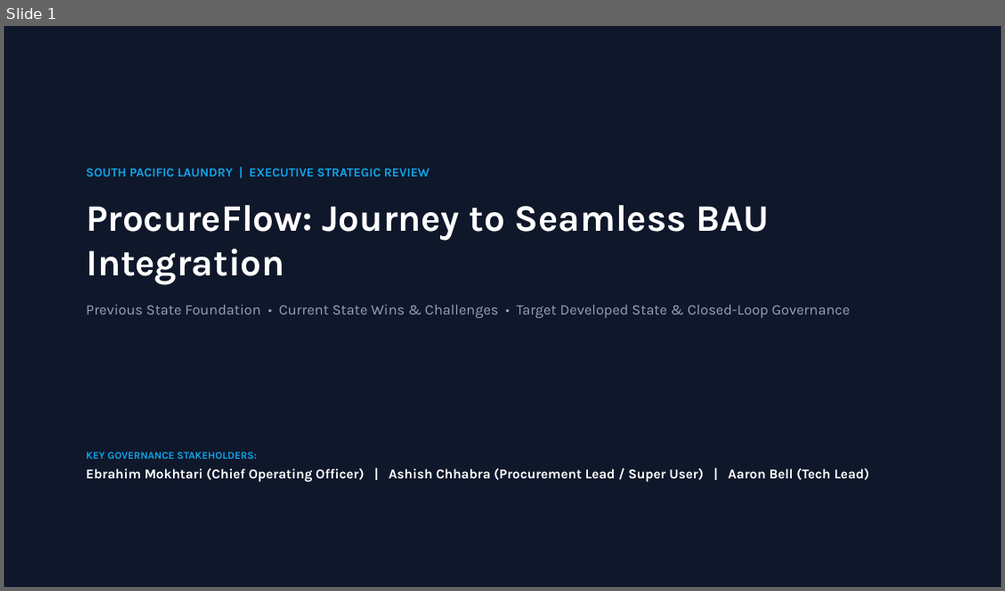
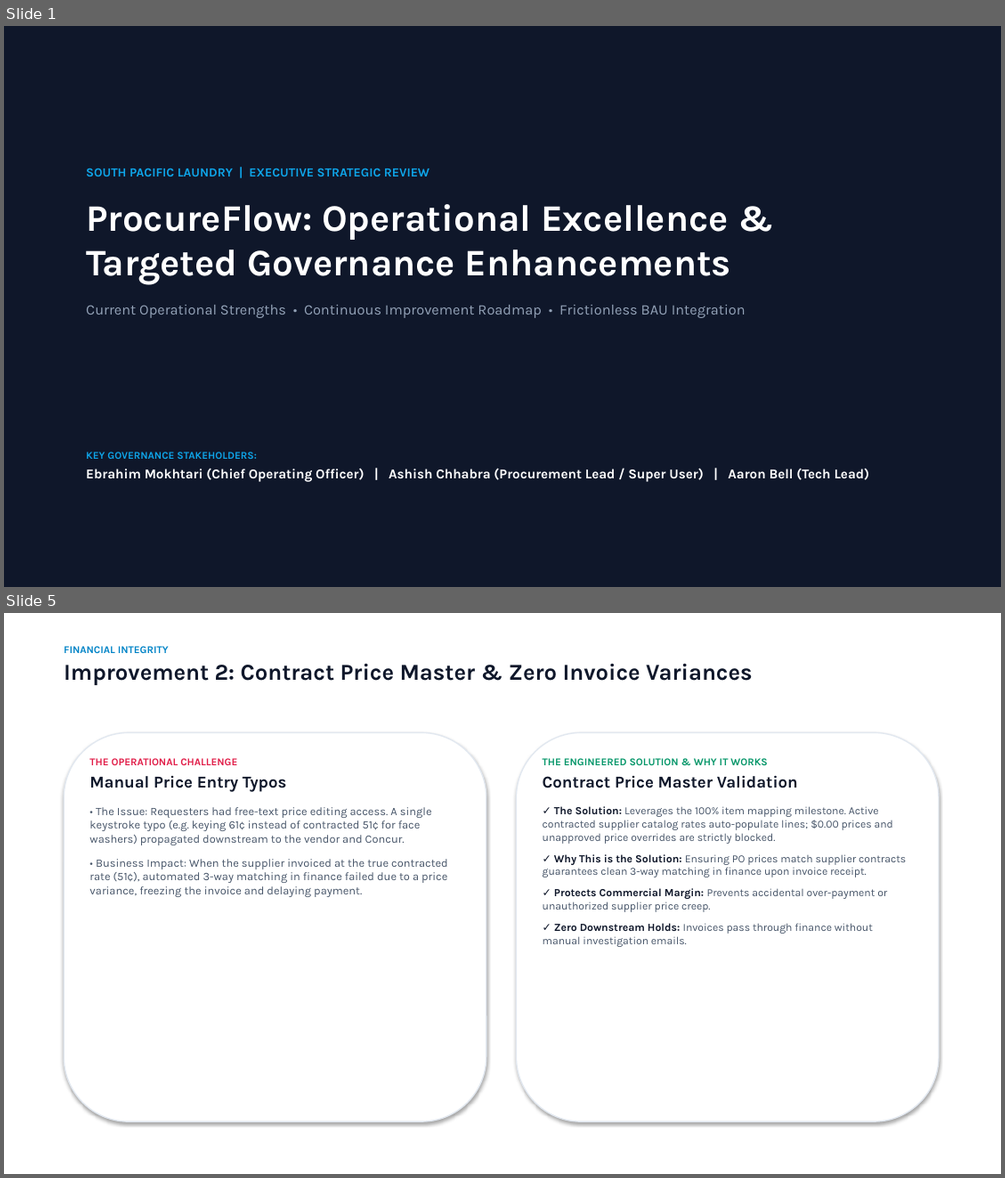
Before and after one commit to SPLGit-Project/ProcureFlow-App, a slide deck: docs/ProcureFlow_Executive_Roadmap.pptx. Shown one above the other, each under a label of ours: slide 1 before the commit, slides 1 and 5 after it; the slides between them are not shown. The pictures are 1005x591 and 1005x1178 pixels, drawn with LibreOffice and Linux fonts; fonts in the diff are those of the drawing. Boxes give left, top, right and bottom in pixels: in the first picture for what was removed or moved away, otherwise in the second. Text is boxed around its words. In the diff, an @@ line names an element or a change of style, - is before the commit and + after.

Commit message:
docs: align presentation deck with operational strengths and remove workshop/checklist slides

```diff
--- a/docs/ProcureFlow_Executive_Roadmap.pptx
+++ b/docs/ProcureFlow_Executive_Roadmap.pptx
@@ slide 5 added at (x1=4, y1=613, x2=1001, y2=1174), background #FFFFFF @@
@@ text added at (x1=64, y1=646, x2=752, y2=685), 22 pt, text #0F172A, bold @@
+FINANCIAL INTEGRITY
+Improvement 2: Contract Price Master & Zero Invoice Variances
@@ rounded rectangle added at (x1=64, y1=732, x2=486, y2=1121), fill #FFFFFF, outline #E2E8F0 1.2 pt @@
@@ rounded rectangle added at (x1=517, y1=732, x2=938, y2=1121), fill #FFFFFF, outline #E2E8F0 1.2 pt @@
@@ text added at (x1=89, y1=758, x2=448, y2=897), 11 pt, text #475569 @@
+THE OPERATIONAL CHALLENGE
+Manual Price Entry Typos
+• The Issue: Requesters had free-text price editing access. A single keystroke typo (e.g. keying 61¢ instead of contracted 51¢ for face washers) propagated downstream to the vendor and Concur.
+• Business Impact: When the supplier invoiced at the true contracted rate (51¢), automated 3-way matching in finance failed due to a price variance, freezing the invoice and delaying payment.
@@ text added at (x1=542, y1=758, x2=906, y2=947), 10.5 pt, text #475569 @@
+THE ENGINEERED SOLUTION & WHY IT WORKS
+Contract Price Master Validation
+✓ The Solution: Leverages the 100% item mapping milestone. Active contracted supplier catalog rates auto-populate lines; $0.00 prices and unapproved price overrides are strictly blocked.
+✓ Why This is the Solution: Ensuring PO prices match supplier contracts guarantees clean 3-way matching in finance upon invoice receipt.
+✓ Protects Commercial Margin: Prevents accidental over-payment or unauthorized supplier price creep.
+✓ Zero Downstream Holds: Invoices pass through finance without manual investigation emails.
@@ slide 1 changed as well @@
@@ text at (x1=86, y1=204, x2=745, y2=318): text changed @@
-ProcureFlow: Journey to Seamless BAU Integration
-Previous State Foundation • Current State Wins & Challenges • Target Developed State & Closed-Loop Governance
+ProcureFlow: Operational Excellence &
+Targeted Governance Enhancements
+Current Operational Strengths • Continuous Improvement Roadmap • Frictionless BAU Integration
```
Also in this commit, not shown: 4 other slides changed, 4 other slides added, 5 slides removed.
